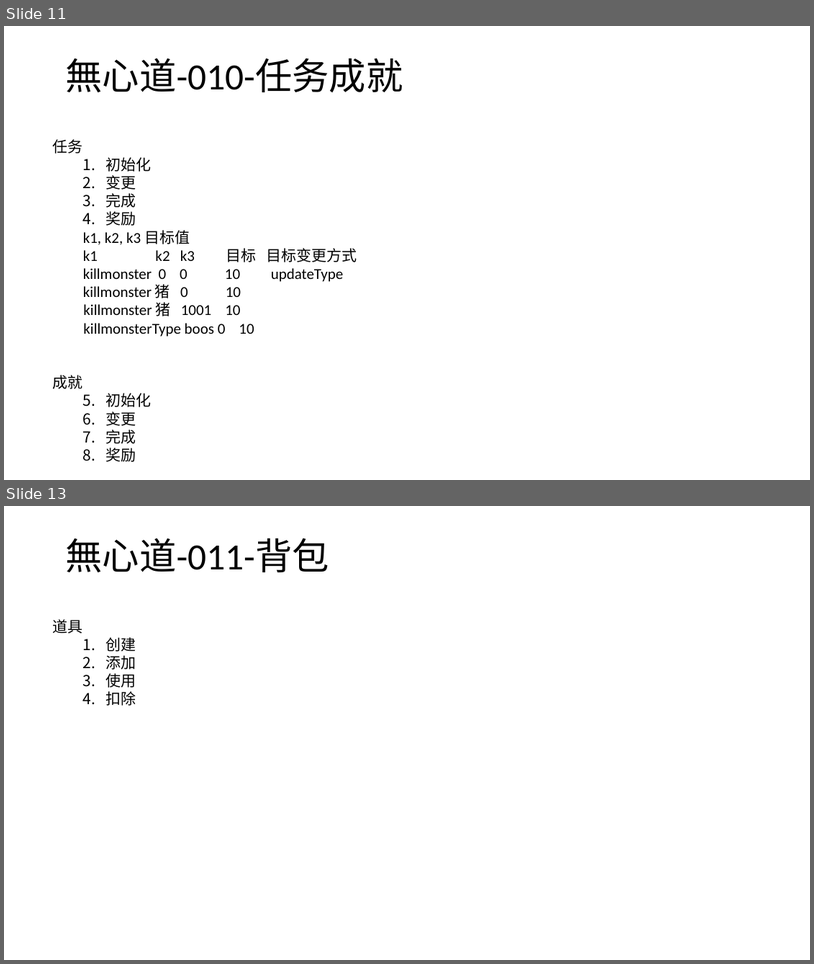
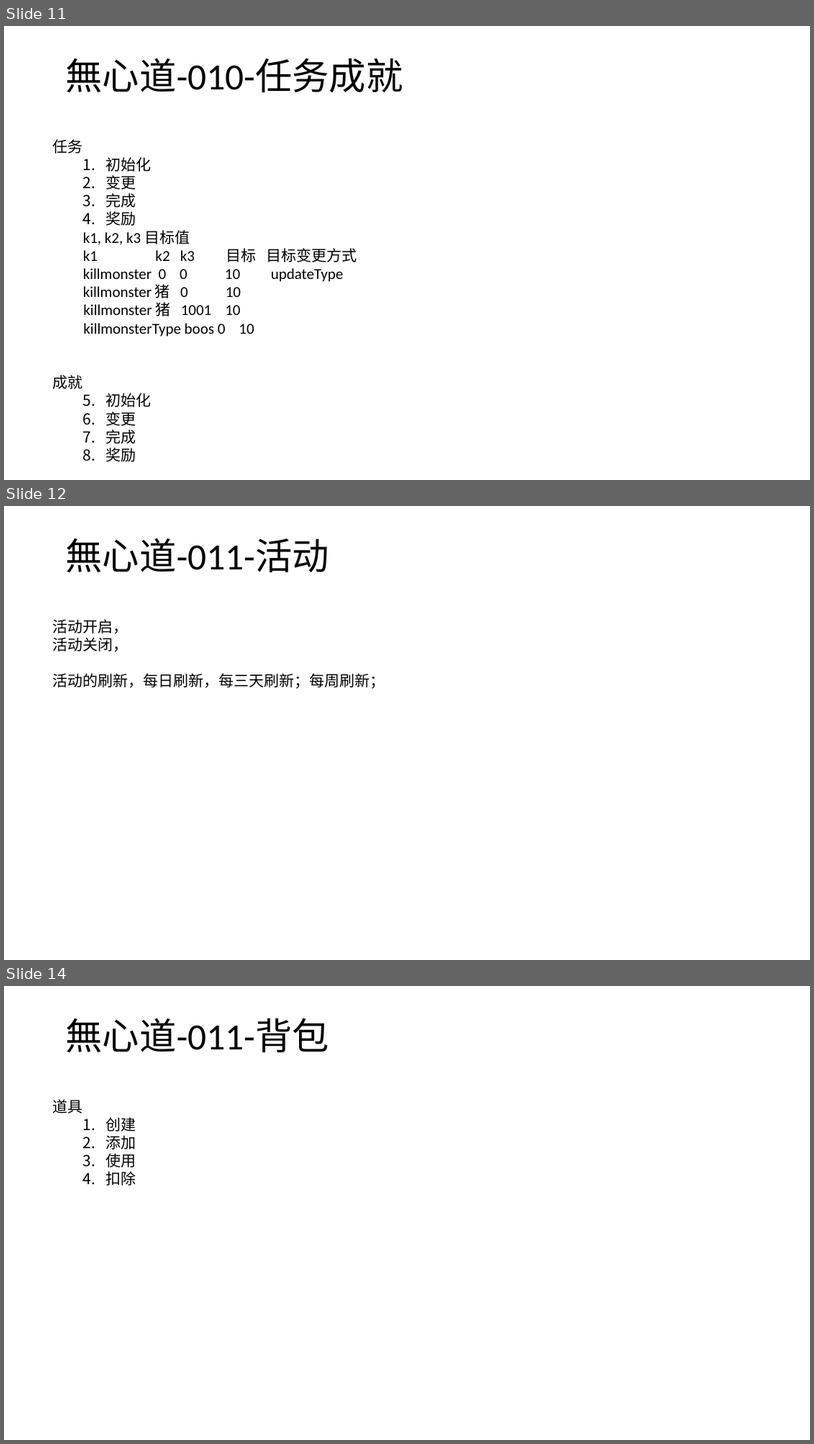
Before and after one commit to wxd-gaming/wxdgaming.boot, a slide deck: 無心道快速开发演示文稿.pptx. Shown one above the other, each under a label of ours: slides 11 and 13 before the commit, slides 11, 12 and 14 after it; the slides between them are not shown. The pictures are 814x964 and 814x1444 pixels, drawn with LibreOffice and Linux fonts; fonts in the diff are those of the drawing. Boxes give left, top, right and bottom in pixels: in the first picture for what was removed or moved away, otherwise in the second. Text is boxed around its words. In the diff, an @@ line names an element or a change of style, - is before the commit and + after.

```diff
--- a/無心道快速开发演示文稿.pptx
+++ b/無心道快速开发演示文稿.pptx
@@ slide 12 added at <box>4,506,810,960</box>, background #FFFFFF @@
@@ title added at <box>65,538,329,572</box>, 44 pt, text #000000 @@
+無心道-011-活动
@@ text added at <box>53,619,386,688</box>, 18 pt, text #000000 @@
+活动开启，
+活动关闭，
+活动的刷新，每日刷新，每三天刷新；每周刷新；
@@ what was slide 13 is now slide 14 @@
```
Also in this commit, not shown: 1 other slide added, 1 slide removed, 1 other file.
